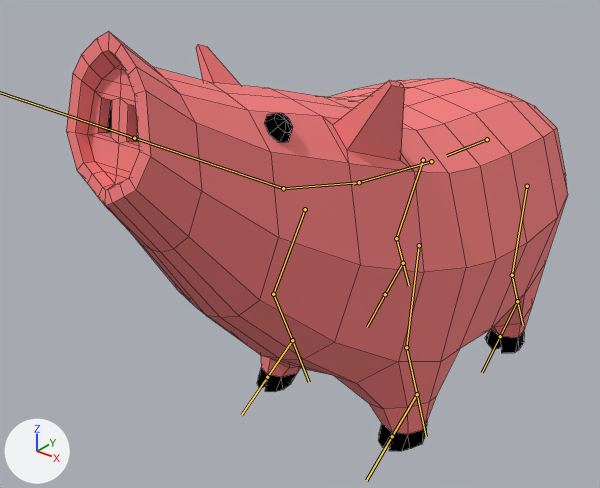
An edit to the FBX model Assets/Models/Animals/Pig/pig.fbx, drawn before and after from the same camera.
Rendered twice from a 50 mm lens placed at (4.49, -6.89, 5.75), pointed at (-0.48, -0.68, 1.89). Every picture has the same lights, and +X, +Y and +Z are marked at lower left. Both versions are drawn at frame 1 of the action 'Armature|Walk'; the numbers are the values there. The bones that bend it are drawn over the model as lines. Mesh edges are drawn as thin lines.

The first picture shows 'Pig'.
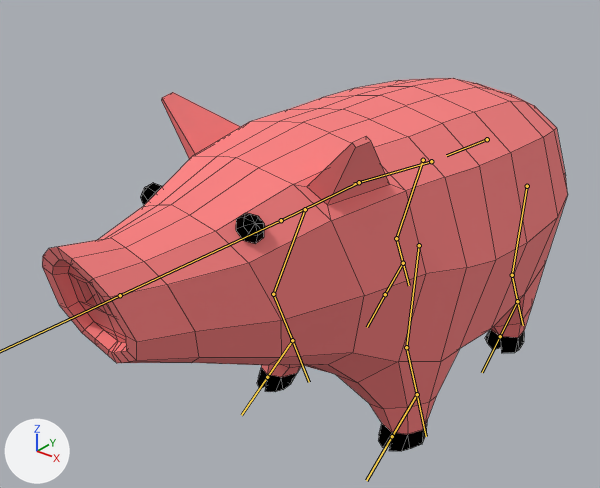
Location of each change, (x1, y1, x2, y2) in pixels of the pictures (600 x 488 px):
'Pig', posed (11% shorter)
    before: (66, 31, 568, 451)
    after: (42, 78, 568, 451)
bone 'Bone.002', root to tip
    before: (359, 182) to (283, 188)
    after: (359, 182) to (281, 220)
bone 'Bone.003', root to tip
    before: (283, 188) to (134, 138)
    after: (281, 220) to (120, 295)

The change in detail:
Bone 'Bone.002' (bone_bone_002) turns from (0, 0, 0) to (14, 0, 0) degrees about its own x, y and z.
Bone 'Bone.003' (bone_bone_003) turns from (0, 0, 0) to (13, 0, 0) degrees about its own x, y and z.
